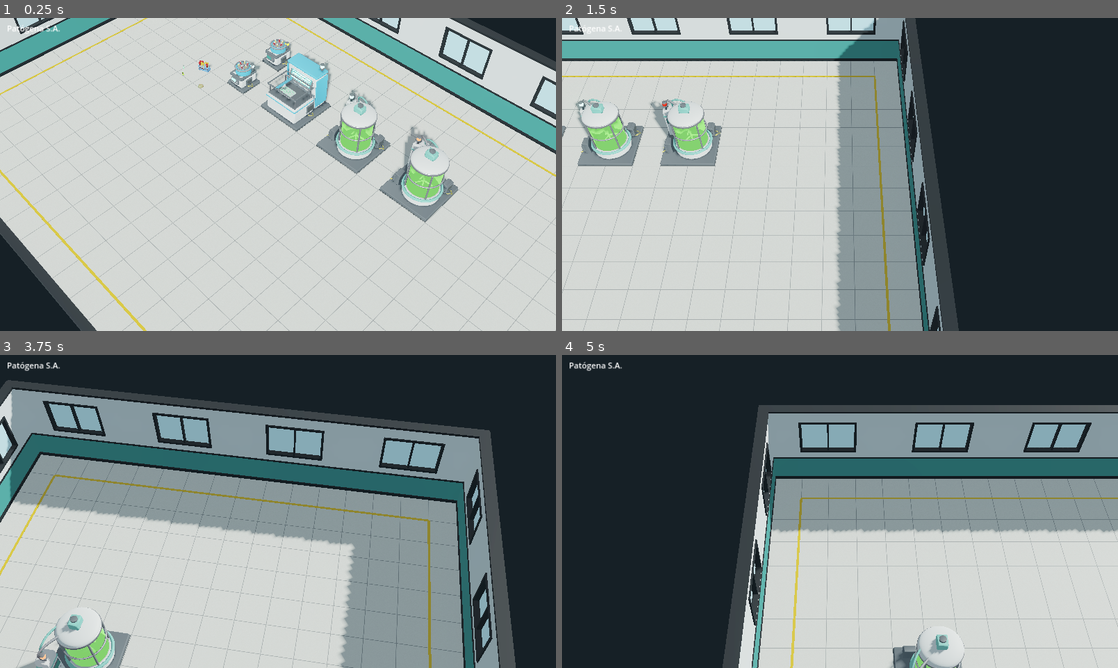
Above: before the commit, frames 1-4 (two rows, left to right).
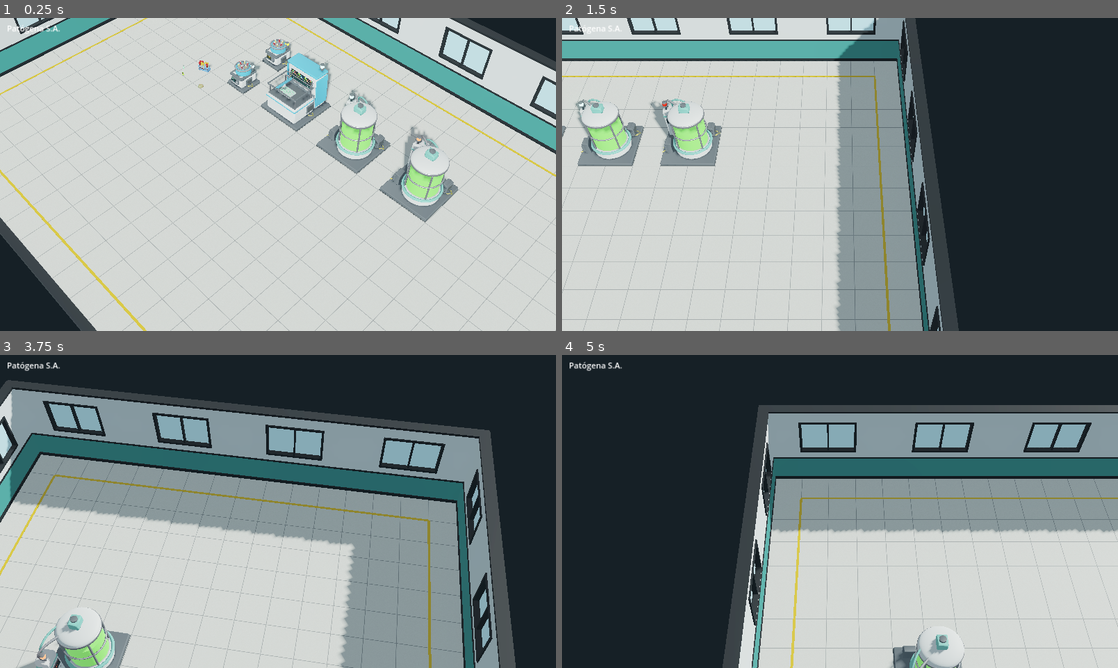
Above: after the commit, the same moments.

Repository: kutedo2001/Patogena
Game: Godot game, scene res://escenas/principal.tscn
The game is run twice, just before and just after one commit, with the same random seed, the same clock (stepped at 60 frames per second) and the same inputs.
Inputs (mouse positions are in pixels of both pictures, inside the frame that each line leads up to):
- Up to frame 1 (0.25 s): no input
- Up to frame 2 (1.5 s): tap Enter at 0.5 s; move the mouse to (962, 158) at 0.52 s; hold Right (ui_right) 0.53-1.25 s; tap Q at 0.6 s; click (962, 158) at 0.67 s; drag from (728, 190) to (812, 237) at 1.27 s
- Up to frame 3 (3.75 s): move the mouse to (333, 442) at 2.02 s; hold Right (ui_right) 2.03-2.75 s; tap Q at 2.1, 3.6 s; drag from (250, 574) to (111, 464) at 2.77 s; tap Space at 3.5 s; move the mouse to (444, 558) at 3.52 s; hold Left (ui_left) from 3.53 s (still down)
- Up to frame 4 (5 s): release Left (ui_left) at 4.25 s; drag from (673, 464) to (756, 433) at 4.27 s

The runs differ from the first frame. In frame 1, 0.6% of the frame differs, in the area x 41-79%, y 11-58%; in frame 2, 0.5%; in frame 3, 0.2%; in frame 4, less than 0.1%.

Commit message:
feat: pantallas vivas con información en las máquinas (P3.4b)
Co-Authored-By: Claude Opus 5.5 <noreply@anthropic.com>
Claude-Session: https://claude.ai/code/session_01FTH4Ncez4QxregiZRWV3gW

Diff:
--- /dev/null
+++ b/escenas/lamina_pantallas.tscn
@@ -0,0 +1,18 @@
+[gd_scene load_steps=2 format=3]
+
+[ext_resource type="Script" path="res://scripts/lamina_pantallas.gd" id="1"]
+
+[node name="Lamina" type="Control"]
+layout_mode = 3
+anchors_preset = 15
+anchor_right = 1.0
+anchor_bottom = 1.0
+script = ExtResource("1")
+
+[node name="Fondo" type="ColorRect" parent="."]
+show_behind_parent = true
+layout_mode = 1
+anchors_preset = 15
+anchor_right = 1.0
+anchor_bottom = 1.0
+color = Color(0.09, 0.11, 0.12, 1)
--- /dev/null
+++ b/scripts/lamina_pantallas.gd
@@ -0,0 +1,27 @@
+extends Control
+## Lámina de revisión: las tres pantallas en sus estados, a tamaño grande.
+
+func _ready() -> void:
+	var tipos := [[PantallaMaquina.Tipo.CENTRIFUGA, 2.4], [PantallaMaquina.Tipo.SECUENCIADOR, 2.3], [PantallaMaquina.Tipo.BIORREACTOR, 1.4]]
+	var estados := [1, 2, 3]
+	var y := 20.0
+	for t in tipos:
+		var x := 20.0
+		var w := 600.0
+		var h: float = w / t[1]
+		if h > 330:
+			h = 330.0
+			w = h * t[1]
+		for e in estados:
+			var p := PantallaMaquina.new()
+			p.tipo = t[0]
+			p.estado = e
+			p.velocidad = 1.0
+			p.progreso = 0.62
+			p.color_producto = Color(0.5, 0.95, 0.2)
+			p.entradas = 0 if e == 2 else 4
+			p.position = Vector2(x, y)
+			p.size = Vector2(w, h)
+			add_child(p)
+			x += w + 20
+		y += h + 20
--- a/scripts/maquina.gd
+++ b/scripts/maquina.gd
@@ -15,6 +15,9 @@
 }
 
 @export var modelo: PackedScene
+@export var tipo_pantalla: PantallaMaquina.Tipo = PantallaMaquina.Tipo.CENTRIFUGA
+@export var ciclo := 3.0              # segundos por pieza (lo fijará la receta)
+@export var color_producto := Color(0.3, 0.9, 0.2)
 @export var estado: Estado = Estado.TRABAJANDO:
 	set(v):
 		estado = v
@@ -26,6 +29,8 @@
 var _liquido: Node3D
 var _mat_baliza: StandardMaterial3D
 var _mat_pantalla: StandardMaterial3D
+var _ui: PantallaMaquina
+var _progreso := 0.0
 var _cabezal_x0 := 0.0
 var _liq_y0 := 0.0
 var _vel_giro := 0.0      # 0..1, arranca y frena con inercia
@@ -46,8 +51,38 @@
 	if _liquido:
 		_liq_y0 = _liquido.scale.y
 	_mat_baliza = _material_propio(_buscar("baliza"))
-	_mat_pantalla = _material_propio(_buscar("pantalla"))
+	_montar_pantalla(_buscar("pantalla") as MeshInstance3D)
 	_t = randf() * 10.0
+
+## Pantalla viva: un SubViewport con PantallaMaquina cuya textura se pinta en la malla.
+func _montar_pantalla(mi: MeshInstance3D) -> void:
+	if mi == null:
+		return
+	var tam := mi.get_aabb().size
+	var lados := [tam.x, tam.y, tam.z]
+	lados.sort()
+	var aspecto: float = lados[2] / maxf(lados[1], 0.001)
+	var vp := SubViewport.new()
+	vp.size = Vector2i(384, int(384.0 / aspecto))
+	vp.transparent_bg = false
+	vp.render_target_update_mode = SubViewport.UPDATE_ALWAYS
+	vp.disable_3d = true
+	_ui = PantallaMaquina.new()
+	_ui.tipo = tipo_pantalla
+	_ui.color_producto = color_producto
+	_ui.size = Vector2(vp.size)
+	vp.add_child(_ui)
+	add_child(vp)
+	var m := StandardMaterial3D.new()
+	m.albedo_texture = vp.get_texture()
+	m.emission_enabled = true
+	m.emission_texture = vp.get_texture()
+	m.emission_energy_multiplier = 1.3
+	m.roughness = 0.25
+	m.metallic_specular = 0.6
+	m.texture_filter = BaseMaterial3D.TEXTURE_FILTER_LINEAR_WITH_MIPMAPS
+	mi.material_override = m
+	_mat_pantalla = null
 
 func _buscar(nombre: String) -> Node3D:
 	var r := find_child(nombre, true, false)
@@ -78,8 +113,12 @@
 		_cabezal.position.x = lerpf(_cabezal.position.x, objetivo, 1.0 - exp(-8.0 * dt))
 	if _liquido:
 		_liquido.scale.y = _liq_y0 * (1.0 + sin(_t * 3.1) * 0.015 * _vel_giro)
-	if _mat_pantalla:
-		_mat_pantalla.emission_energy_multiplier = (1.4 + sin(_t * 9.0) * 0.25) if trabaja else 0.15
+	if trabaja:
+		_progreso = fmod(_progreso + dt / ciclo, 1.0)
+	if _ui:
+		_ui.estado = estado
+		_ui.progreso = _progreso
+		_ui.velocidad = _vel_giro
 	if _mat_baliza:
 		var c: Color = COLOR_BALIZA[estado]
 		var brillo := 4.0
--- /dev/null
+++ b/scripts/pantalla.gd
@@ -0,0 +1,321 @@
+class_name PantallaMaquina
+extends Control
+## Contenido de la pantalla de una máquina, dibujado con _draw() dentro de un
+## SubViewport cuya textura va a la malla «pantalla» del modelo.
+## Sin palabras: iconos de producto, números con unidades, gráficas y barras.
+## Disposición común: cabecera (estado, reloj, eficiencia, logotipo) · cuerpo
+## (gráfica y dato principal) · pie (entrada → progreso → salida, con existencias).
+
+enum Tipo { CENTRIFUGA, SECUENCIADOR, BIORREACTOR }
+enum Icono { SANGRE, PLASMA, CULTIVO, ADN, VIAL }
+
+const FONDO := Color(0.03, 0.075, 0.085)
+const REJILLA := Color(0.09, 0.2, 0.2)
+const TINTA := Color(0.6, 1.0, 0.88)
+const TENUE := Color(0.32, 0.62, 0.57)
+const C_ESTADO := [Color(0.35, 0.38, 0.4), Color(0.3, 1.0, 0.45), Color(1.0, 0.7, 0.1), Color(1.0, 0.22, 0.16)]
+const BASES := [Color(0.25, 0.95, 0.4), Color(0.3, 0.62, 1.0), Color(1.0, 0.82, 0.2), Color(1.0, 0.36, 0.36)]
+const C_ICONO := {
+	Icono.SANGRE: Color(0.8, 0.06, 0.08), Icono.PLASMA: Color(0.98, 0.72, 0.15),
+	Icono.CULTIVO: Color(0.85, 0.66, 0.3), Icono.ADN: Color(0.3, 1.0, 0.45), Icono.VIAL: Color(0.5, 0.95, 0.2)}
+# receta que enseña cada máquina: [entrada, salida]
+const RECETA := {
+	Tipo.CENTRIFUGA: [Icono.SANGRE, Icono.PLASMA],
+	Tipo.SECUENCIADOR: [Icono.CULTIVO, Icono.ADN],
+	Tipo.BIORREACTOR: [Icono.ADN, Icono.VIAL]}
+
+var tipo: Tipo = Tipo.CENTRIFUGA
+var estado := 1            # Maquina.Estado (0 apagada, 1 trabaja, 2 sin material, 3 avería)
+var progreso := 0.0        # 0..1 de la pieza actual
+var velocidad := 0.0       # 0..1 (rpm, flujo, agitación)
+var entradas := 4          # existencias en la boca de entrada
+var salidas := 2           # piezas hechas esperando en la salida
+var ciclo := 3.0           # segundos por pieza
+var eficiencia := 0.96
+var color_producto := Color(0.5, 0.95, 0.2)
+var _t := 0.0
+var _f: Font
+var _u := 1.0              # unidad de tamaño (alto / 160)
+
+func _ready() -> void:
+	_f = ThemeDB.fallback_font
+
+func _process(dt: float) -> void:
+	_t += dt
+	queue_redraw()
+
+# ------------------------------------------------------------------ utilidades
+func _px(v: float) -> float:
+	return v * _u
+
+func _txt(pos: Vector2, s: String, tam: float, c: Color, alin := HORIZONTAL_ALIGNMENT_LEFT, ancho := -1.0) -> void:
+	draw_string(_f, pos, s, alin, ancho, int(_px(tam)), c)
+
+func _barra(r: Rect2, v: float, c: Color, tramos := 10) -> void:
+	draw_rect(r, REJILLA)
+	draw_rect(Rect2(r.position, Vector2(r.size.x * clampf(v, 0, 1), r.size.y)), c)
+	for i in range(1, tramos):
+		var x := r.position.x + r.size.x * i / float(tramos)
+		draw_line(Vector2(x, r.position.y), Vector2(x, r.end.y), FONDO, maxf(1.0, _px(1.0)))
+
+func _anillo(c: Vector2, r: float, v: float, col: Color, grosor: float) -> void:
+	draw_arc(c, r, 0, TAU, 48, REJILLA, grosor, true)
+	if v > 0.001:
+		draw_arc(c, r, -PI / 2, -PI / 2 + TAU * clampf(v, 0, 1), 48, col, grosor, true)
+
+func _hash(i: int) -> int:
+	var x := (i * 374761393 + 668265263) & 0x7fffffff
+	x = ((x ^ (x >> 13)) * 1274126177) & 0x7fffffff
+	return x
+
+## Icono de producto (silueta reconocible) centrado en c con alto h.
+func _icono(ic: Icono, c: Vector2, h: float, contorno := false) -> void:
+	var col: Color = C_ICONO[ic]
+	var linea := maxf(1.0, h * 0.06)
+	match ic:
+		Icono.SANGRE, Icono.PLASMA:
+			var w := h * 0.34
+			var cuerpo := Rect2(c + Vector2(-w / 2, -h * 0.3), Vector2(w, h * 0.62))
+			draw_rect(Rect2(c + Vector2(-w * 0.62, -h / 2), Vector2(w * 1.24, h * 0.22)),
+				Color(0.85, 0.12, 0.12) if ic == Icono.SANGRE else Color(0.98, 0.75, 0.15))
+			if not contorno:
+				var rojo := Color(0.45, 0.02, 0.04)
+				if ic == Icono.PLASMA:
+					draw_rect(Rect2(cuerpo.position + Vector2(0, cuerpo.size.y * 0.15), Vector2(w, cuerpo.size.y * 0.45)), col)
+					draw_rect(Rect2(cuerpo.position + Vector2(0, cuerpo.size.y * 0.6), Vector2(w, cuerpo.size.y * 0.4)), rojo)
+					draw_circle(Vector2(c.x, cuerpo.end.y), w / 2, rojo)
+				else:
+					draw_rect(Rect2(cuerpo.position + Vector2(0, cuerpo.size.y * 0.15), Vector2(w, cuerpo.size.y * 0.85)), col)
+					draw_circle(Vector2(c.x, cuerpo.end.y), w / 2, col)
+			draw_rect(cuerpo, TINTA, false, linea)
+		Icono.CULTIVO:
+			var r := h * 0.42
+			if not contorno:
+				draw_circle(c, r, col)
+				for k in 5:
+					var a := k * 1.7
+					draw_circle(c + Vector2(cos(a), sin(a)) * r * (0.25 + 0.12 * k), r * 0.12, Color(0.4, 0.95, 0.35))
+			draw_arc(c, r, 0, TAU, 32, TINTA, linea, true)
+		Icono.ADN:
+			var w := h * 0.42
+			var pts := PackedVector2Array([c + Vector2(-w / 2, -h * 0.32), c + Vector2(w / 2, -h * 0.32),
+				c + Vector2(w / 2, h * 0.02), c + Vector2(0, h * 0.48), c + Vector2(-w / 2, h * 0.02)])
+			if not contorno:
+				draw_colored_polygon(PackedVector2Array([pts[4] + Vector2(0, -h * 0.12), pts[2] + Vector2(0, -h * 0.12), pts[2], pts[3], pts[4]]), col)
+			pts.append(pts[0])
+			draw_polyline(pts, TINTA, linea, true)
+			draw_rect(Rect2(c + Vector2(-w * 0.62, -h * 0.48), Vector2(w * 1.24, h * 0.14)), TINTA)
+		Icono.VIAL:
+			var w := h * 0.5
+			var cuerpo := Rect2(c + Vector2(-w / 2, -h * 0.12), Vector2(w, h * 0.6))
+			draw_rect(Rect2(c + Vector2(-w * 0.3, -h * 0.5), Vector2(w * 0.6, h * 0.16)), Color(0.95, 0.75, 0.3))
+			draw_rect(Rect2(c + Vector2(-w * 0.2, -h * 0.34), Vector2(w * 0.4, h * 0.22)), TINTA, false, linea)
+			if not contorno:
+				draw_rect(Rect2(cuerpo.position + Vector2(0, cuerpo.size.y * 0.25), Vector2(w, cuerpo.size.y * 0.75)), color_producto)
+			draw_rect(cuerpo, TINTA, false, linea)
+
+func _cabecera(w: float) -> float:
+	var hc := _px(20)
+	var col: Color = C_ESTADO[estado]
+	draw_rect(Rect2(0, 0, w, hc), Color(col, 0.16))
+	draw_rect(Rect2(0, hc - _px(1.5), w, _px(1.5)), Color(col, 0.7))
+	if estado == 1 or fmod(_t, 0.8) < 0.5:
+		draw_circle(Vector2(_px(11), hc / 2), _px(5.5), col)
+	_txt(Vector2(_px(22), hc * 0.74), "%02d:%02d:%02d" % [8 + int(_t / 3600.0), int(_t / 60.0) % 60, int(_t) % 60], 11, TENUE)
+	# eficiencia como 5 pasos
+	var x := w * 0.5
+	for i in 5:
+		var on := i < int(round(eficiencia * 5))
+		draw_rect(Rect2(x + i * _px(7), hc * 0.3, _px(5), hc * 0.42), TINTA if on else REJILLA)
+	_txt(Vector2(x + _px(38), hc * 0.74), "%d%%" % int(eficiencia * 100), 11, TENUE)
+	# logotipo «P» de Patógena
+	draw_rect(Rect2(w - _px(18), _px(4), _px(3), _px(12)), TENUE)
+	draw_arc(Vector2(w - _px(13.5), _px(7.8)), _px(3.8), -PI / 2, PI / 2, 12, TENUE, _px(2.5))
+	return hc
+
+## Pie: icono de entrada con existencias → barra de progreso → icono de salida.
+func _pie(w: float, h: float) -> float:
+	var hp := _px(30)
+	var y0 := h - hp
+	draw_rect(Rect2(0, y0, w, hp), Color(REJILLA, 0.35))
+	var r: Array = RECETA[tipo]
+	var ic := hp * 0.72
+	_icono(r[0], Vector2(_px(14), y0 + hp / 2), ic, entradas == 0)
+	_txt(Vector2(_px(26), y0 + hp * 0.68), "×%d" % entradas, 13, TINTA if entradas > 0 else C_ESTADO[2])
+	var bx := _px(62)
+	var bw := w - bx - _px(66)
+	_barra(Rect2(bx, y0 + hp * 0.36, bw, hp * 0.28), progreso, TINTA)
+	var fx := bx + bw + _px(4)
+	draw_colored_polygon(PackedVector2Array([Vector2(fx, y0 + hp * 0.3), Vector2(fx + _px(7), y0 + hp * 0.5), Vector2(fx, y0 + hp * 0.7)]), TINTA)
+	_icono(r[1], Vector2(w - _px(42), y0 + hp / 2), ic)
+	_txt(Vector2(w - _px(30), y0 + hp * 0.68), "×%d" % salidas, 13, TINTA)
+	return y0
+
+func _aviso(cuerpo: Rect2) -> void:
+	var c := cuerpo.get_center()
+	var hh := minf(cuerpo.size.y, cuerpo.size.x * 0.3)
+	if estado == 2:
+		# falta material: icono de la entrada en contorno, tachado, y flechas pidiendo material
+		var a := 0.5 + 0.5 * sin(_t * 6.0)
+		draw_rect(cuerpo, Color(1.0, 0.7, 0.1, 0.1 * a))
+		var r: Array = RECETA[tipo]
+		_icono(r[0], c + Vector2(-hh * 0.6, 0), hh * 0.7, true)
+		draw_line(c + Vector2(-hh * 0.9, hh * 0.34), c + Vector2(-hh * 0.3, -hh * 0.34), C_ESTADO[2], _px(3))
+		var fx := c.x - hh * 0.05 + fmod(_t * 30.0, hh * 0.2)
+		for k in 3:
+			var x := fx + k * hh * 0.2
+			draw_polyline(PackedVector2Array([Vector2(x, c.y - hh * 0.16), Vector2(x + hh * 0.11, c.y), Vector2(x, c.y + hh * 0.16)]), Color(C_ESTADO[2], 0.35 + 0.25 * k), _px(3))
+		_txt(Vector2(c.x + hh * 0.7, c.y + _px(9)), "0/1", 24, C_ESTADO[2])
+	elif estado == 3:
+		var r := hh * 0.34
+		var cc := c + Vector2(-hh * 0.55, 0)
+		var tri := PackedVector2Array([cc + Vector2(0, -r), cc + Vector2(r * 1.1, r * 0.8), cc + Vector2(-r * 1.1, r * 0.8)])
+		var pulso := 0.55 + 0.45 * (1.0 if fmod(_t, 0.5) < 0.3 else 0.0)
+		draw_colored_polygon(tri, Color(C_ESTADO[3], pulso))
+		draw_rect(Rect2(cc + Vector2(-_px(2.5), -r * 0.45), Vector2(_px(5), r * 0.72)), FONDO)
+		draw_rect(Rect2(cc + Vector2(-_px(2.5), r * 0.4), Vector2(_px(5), _px(5))), FONDO)
+		_txt(Vector2(c.x - hh * 0.05, c.y + _px(4)), "E-07", 26, C_ESTADO[3])
+		# llave inglesa: hace falta un técnico
+		var l := c + Vector2(hh * 0.95, 0)
+		draw_line(l + Vector2(-_px(12), _px(10)), l + Vector2(_px(8), -_px(8)), TENUE, _px(4))
+		draw_arc(l + Vector2(_px(11), -_px(11)), _px(6), -2.4, 2.0, 12, TENUE, _px(3))
+		for i in 5:
+			var y := cuerpo.position.y + fmod(_t * 70.0 + i * 41.0, cuerpo.size.y)
+			draw_line(Vector2(cuerpo.position.x, y), Vector2(cuerpo.end.x, y), Color(1, 0.3, 0.2, 0.13), _px(2))
+
+# ------------------------------------------------------------------ dibujo
+func _draw() -> void:
+	var w := size.x
+	var h := size.y
+	_u = minf(h / 160.0, w / 384.0)
+	draw_rect(Rect2(Vector2.ZERO, size), FONDO)
+	var paso := _px(14)
+	var x := 0.0
+	while x < w:
+		draw_line(Vector2(x, 0), Vector2(x, h), Color(REJILLA, 0.3), 1.0)
+		x += paso
+	var y := 0.0
+	while y < h:
+		draw_line(Vector2(0, y), Vector2(w, y), Color(REJILLA, 0.3), 1.0)
+		y += paso
+	var y0 := _cabecera(w)
+	var y1 := _pie(w, h)
+	var cuerpo := Rect2(_px(6), y0 + _px(4), w - _px(12), y1 - y0 - _px(8))
+	if estado >= 2:
+		_aviso(cuerpo)
+		return
+	match tipo:
+		Tipo.CENTRIFUGA: _centrifuga(cuerpo)
+		Tipo.SECUENCIADOR: _secuenciador(cuerpo)
+		Tipo.BIORREACTOR: _biorreactor(cuerpo)
+
+func _centrifuga(b: Rect2) -> void:
+	# rotor visto desde arriba con 6 cestillos
+	var r := b.size.y * 0.44
+	var c := b.position + Vector2(r + _px(4), b.size.y / 2)
+	draw_arc(c, r, 0, TAU, 48, TENUE, _px(2), true)
+	var giro := _t * TAU * velocidad * 3.0
+	for i in 6:
+		var a := giro + i * TAU / 6.0
+		var p := c + Vector2(cos(a), sin(a)) * r * 0.66
+		draw_circle(p, r * 0.2, C_ICONO[Icono.SANGRE] if i % 2 == 0 else C_ICONO[Icono.PLASMA])
+		draw_arc(p, r * 0.2, 0, TAU, 16, TINTA, _px(1), true)
+	draw_circle(c, r * 0.16, TINTA)
+	if velocidad > 0.3:
+		draw_arc(c, r * 0.88, giro, giro + 1.2, 16, Color(TINTA, 0.35), _px(2), true)
+	# datos: rpm grandes, fuerza g y temperatura
+	var x0 := c.x + r + _px(12)
+	var rpm := int(round(velocidad * 12400.0 / 10.0)) * 10
+	_txt(Vector2(x0, b.position.y + b.size.y * 0.5), "%d" % rpm, 34, TINTA)
+	_txt(Vector2(x0 + _px(100), b.position.y + b.size.y * 0.5), "rpm", 12, TENUE)
+	_txt(Vector2(x0, b.position.y + b.size.y * 0.86), "%d ×g" % int(velocidad * 8900), 13, TENUE)
+	_txt(Vector2(x0 + _px(72), b.position.y + b.size.y * 0.86), "4.0°C", 13, TENUE)
+	# tiempo restante
+	var ca := Vector2(b.end.x - _px(22), b.position.y + b.size.y * 0.4)
+	_anillo(ca, _px(15), progreso, TINTA, _px(4))
+	_txt(Vector2(ca.x - _px(22), b.end.y - _px(1)), "%.1fs" % ((1.0 - progreso) * ciclo), 11, TENUE, HORIZONTAL_ALIGNMENT_CENTER, _px(44))
+
+func _secuenciador(b: Rect2) -> void:
+	# cromatograma: cada pico es una base con su color
+	var g := Rect2(b.position, Vector2(b.size.x, b.size.y * 0.64))
+	var esp := _px(15)
+	var desp := _t * 40.0 * maxf(velocidad, 0.05)
+	var c0 := PackedVector2Array()
+	var c1 := PackedVector2Array()
+	var c2 := PackedVector2Array()
+	var c3 := PackedVector2Array()
+	var muestras := 140
+	for i in muestras:
+		var x := g.position.x + g.size.x * i / float(muestras - 1)
+		var xs := x + desp
+		var idx := int(floor(xs / esp))
+		var vals := [0.0, 0.0, 0.0, 0.0]
+		for d in [-1, 0, 1]:
+			var k: int = idx + d
+			var base := _hash(k) % 4
+			var alto := 0.45 + 0.55 * float(_hash(k * 7 + 3) % 100) / 100.0
+			var dx := (xs - (k + 0.5) * esp) / (esp * 0.28)
+			vals[base] = maxf(vals[base], exp(-dx * dx) * alto)
+		var base_y := g.end.y - _px(2)
+		var esc := g.size.y - _px(6)
+		c0.append(Vector2(x, base_y - vals[0] * esc))
+		c1.append(Vector2(x, base_y - vals[1] * esc))
+		c2.append(Vector2(x, base_y - vals[2] * esc))
+		c3.append(Vector2(x, base_y - vals[3] * esc))
+	draw_polyline(c0, BASES[0], _px(1.6), true)
+	draw_polyline(c1, BASES[1], _px(1.6), true)
+	draw_polyline(c2, BASES[2], _px(1.6), true)
+	draw_polyline(c3, BASES[3], _px(1.6), true)
+	draw_line(Vector2(g.position.x, g.end.y), Vector2(g.end.x, g.end.y), TENUE, 1.0)
+	# letras bajo cada pico (bases leídas)
+	var y := g.end.y + _px(13)
+	var k0 := int(floor(desp / esp))
+	var n := int(g.size.x / esp) + 2
+	for i in n:
+		var k := k0 + i
+		var x := g.position.x + (k + 0.5) * esp - desp
+		if x < g.position.x or x > g.end.x - _px(4):
+			continue
+		var base := _hash(k) % 4
+		_txt(Vector2(x - _px(4), y), "ACGT"[base], 11, BASES[base])
+	# calidad y longitud leída
+	_txt(Vector2(b.end.x - _px(118), b.end.y), "Q%d" % (32 + int(sin(_t) * 3)), 12, TENUE)
+	_txt(Vector2(b.end.x - _px(76), b.end.y), "%d pb" % int(progreso * 1200), 12, TINTA)
+
+func _biorreactor(b: Rect2) -> void:
+	# nivel del depósito con burbujas
+	var t := Rect2(b.position, Vector2(b.size.x * 0.16, b.size.y))
+	draw_rect(t, TENUE, false, _px(1.5))
+	var nivel := 0.3 + progreso * 0.6
+	var lleno := Rect2(t.position + Vector2(_px(2), t.size.y * (1 - nivel)), Vector2(t.size.x - _px(4), t.size.y * nivel - _px(2)))
+	draw_rect(lleno, Color(color_producto, 0.85))
+	for i in 5:
+		var by := fmod(_t * _px(22) + i * _px(27), lleno.size.y)
+		draw_circle(Vector2(lleno.position.x + _px(4) + fmod(i * _px(9), maxf(lleno.size.x - _px(8), 1)), lleno.end.y - by), _px(1.8), Color(1, 1, 1, 0.55))
+	for i in range(1, 5):
+		var yy := t.position.y + t.size.y * i / 5.0
+		draw_line(Vector2(t.end.x, yy), Vector2(t.end.x + _px(5), yy), TENUE, 1.0)
+	# lecturas
+	var x0 := t.end.x + _px(12)
+	_txt(Vector2(x0, b.position.y + _px(26)), "%.1f°C" % (37.0 + sin(_t * 0.7) * 0.15), 26, TINTA)
+	_txt(Vector2(x0, b.position.y + _px(46)), "pH %.2f" % (7.2 + sin(_t * 0.4) * 0.03), 13, TENUE)
+	_txt(Vector2(x0 + _px(72), b.position.y + _px(46)), "O₂ %d%%" % (40 + int(sin(_t * 0.3) * 4)), 13, TENUE)
+	_txt(Vector2(x0 + _px(142), b.position.y + _px(46)), "%d rpm" % int(velocidad * 120), 13, TENUE)
+	# curva de crecimiento (sigmoide hasta el progreso actual)
+	var g := Rect2(x0, b.position.y + _px(56), b.end.x - x0 - _px(58), b.size.y - _px(56))
+	draw_rect(g, Color(REJILLA, 0.5), false, 1.0)
+	var pts := PackedVector2Array()
+	var n := 48
+	for i in n + 1:
+		var u := i / float(n)
+		if u > progreso:
+			break
+		var v := 1.0 / (1.0 + exp(-(u - 0.45) * 10.0))
+		pts.append(Vector2(g.position.x + g.size.x * u, g.end.y - _px(2) - v * (g.size.y - _px(6))))
+	if pts.size() > 1:
+		draw_polyline(pts, color_producto.lightened(0.3), _px(2), true)
+		draw_circle(pts[pts.size() - 1], _px(3), TINTA)
+	# anillo de progreso del vial
+	var c := Vector2(b.end.x - _px(26), g.get_center().y)
+	_anillo(c, _px(19), progreso, color_producto.lightened(0.2), _px(5))
+	_icono(Icono.VIAL, c, _px(20))
--- a/scripts/principal.gd
+++ b/scripts/principal.gd
@@ -8,11 +8,11 @@
 
 const MAQUINAS := [
 	# [modelo, centro en metros (x, z), giro en grados, estado]
-	["res://assets/modelos/maquinas/centrifuga.glb", Vector2(-4.5, -2.5), 0.0, Maquina.Estado.TRABAJANDO],
-	["res://assets/modelos/maquinas/centrifuga.glb", Vector2(-4.5, -4.5), 0.0, Maquina.Estado.SIN_MATERIAL],
-	["res://assets/modelos/maquinas/secuenciador.glb", Vector2(-2.0, -3.0), 0.0, Maquina.Estado.TRABAJANDO],
-	["res://assets/modelos/maquinas/biorreactor.glb", Vector2(1.0, -3.0), 0.0, Maquina.Estado.TRABAJANDO],
-	["res://assets/modelos/maquinas/biorreactor.glb", Vector2(4.0, -3.0), 0.0, Maquina.Estado.AVERIA],
+	["res://assets/modelos/maquinas/centrifuga.glb", Vector2(-4.5, -2.5), 0.0, Maquina.Estado.TRABAJANDO, PantallaMaquina.Tipo.CENTRIFUGA],
+	["res://assets/modelos/maquinas/centrifuga.glb", Vector2(-4.5, -4.5), 0.0, Maquina.Estado.SIN_MATERIAL, PantallaMaquina.Tipo.CENTRIFUGA],
+	["res://assets/modelos/maquinas/secuenciador.glb", Vector2(-2.0, -3.0), 0.0, Maquina.Estado.TRABAJANDO, PantallaMaquina.Tipo.SECUENCIADOR],
+	["res://assets/modelos/maquinas/biorreactor.glb", Vector2(1.0, -3.0), 0.0, Maquina.Estado.TRABAJANDO, PantallaMaquina.Tipo.BIORREACTOR],
+	["res://assets/modelos/maquinas/biorreactor.glb", Vector2(4.0, -3.0), 0.0, Maquina.Estado.AVERIA, PantallaMaquina.Tipo.BIORREACTOR],
 ]
 
 ## Los productos se dibujan a 2,5× su tamaño real para que se lean con la cámara del juego.
@@ -35,6 +35,7 @@
 		m.position = Vector3(e[1].x, 0, e[1].y)
 		m.rotation_degrees.y = e[2]
 		m.estado = e[3]
+		m.tipo_pantalla = e[4]
 		add_child(m)
 	for o in OBJETOS:
 		var n: Node3D = load(o[0]).instantiate()
Binary file changed: assets/modelos/maquinas/biorreactor.glb
Binary file changed: assets/modelos/maquinas/centrifuga.glb
Binary file changed: assets/modelos/maquinas/secuenciador.glb
Binary file added: docs/capturas/p34b_lamina.jpg
Binary file added: docs/capturas/p34b_pantallas.jpg
Not shown, changed: docs/decisiones.md
